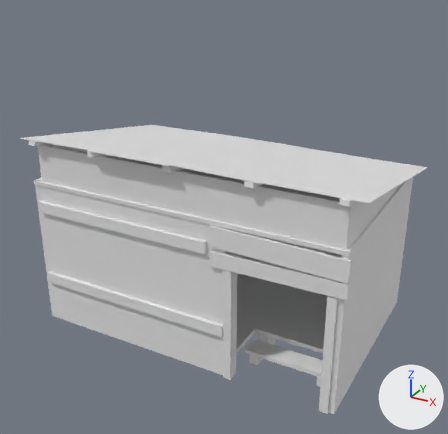
One commit to the FBX model Assets/Models/Environment/_Buildings/0_Base/0_Shelter.fbx: the scene before it, then after it.
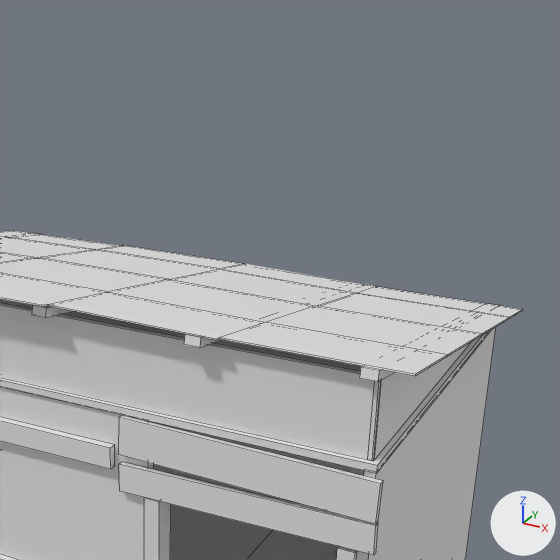
Each version is shown whole from a camera (50 mm lens) standing at (5.56, -10.14, 7.25) and looking at (0.19, -0.38, 2.37), then close up on the part from 32% to 100% of the width and 0% to 70% of the height. Lighting does not change. The marker at lower right points along +X, +Y and +Z. The last two pictures show the newer version. The close-ups show mesh edges as thin lines. Where no turn or scale is listed for an object, it has been applied to the vertices.

Objects in the first close-up: 'Shelter'.
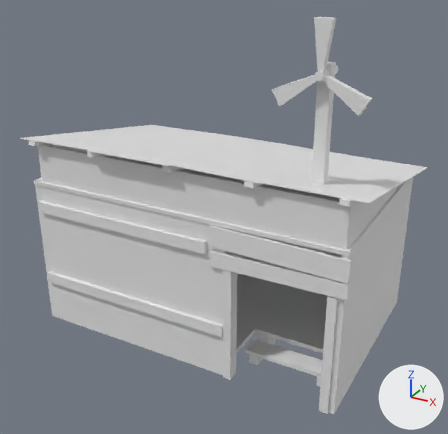
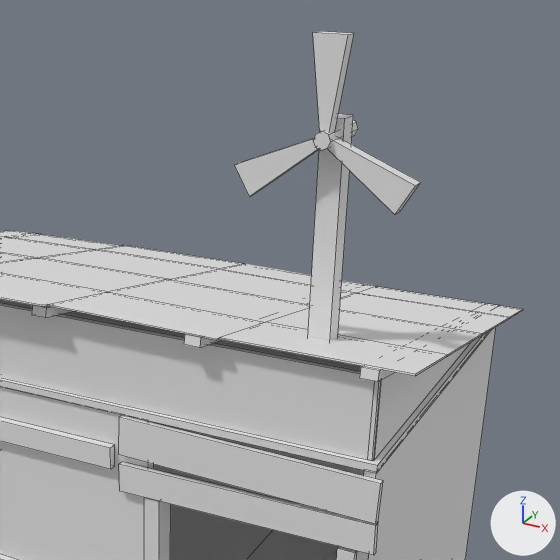
Where the change shows, as pixel boxes (x1, y1, x2, y2) in the close-ups (560 x 560 px):
'Rotate', added
    after: (235, 31, 421, 214)
'RotatePillar', added
    after: (308, 114, 353, 341)

What changed in the scene script:
```text
Add me_rotate:
    me_rotate.from_pydata(...)  # 40 vertices, 28 faces; spans x -0.76..0.76, y -0.11..0.52, z -0.52..0.79
    me_rotate.materials.append(mat_building_1)  # its picture is missing
Add me_rotatepillar:
    me_rotatepillar.from_pydata(...)  # a box spanning x -0.1..0.1, y -0.1..0.1, z -1.0..1.0
    me_rotatepillar.materials.append(mat_building_1)  # its picture is missing
Add ob_rotate:
    ob_rotate = bpy.data.objects.new('Rotate', me_rotate)
    ob_rotate.location = (2.43, -1.52, 5.53)
Add ob_rotatepillar:
    ob_rotatepillar = bpy.data.objects.new('RotatePillar', me_rotatepillar)
    ob_rotatepillar.location = (2.43, -1.32, 4.67)
```
